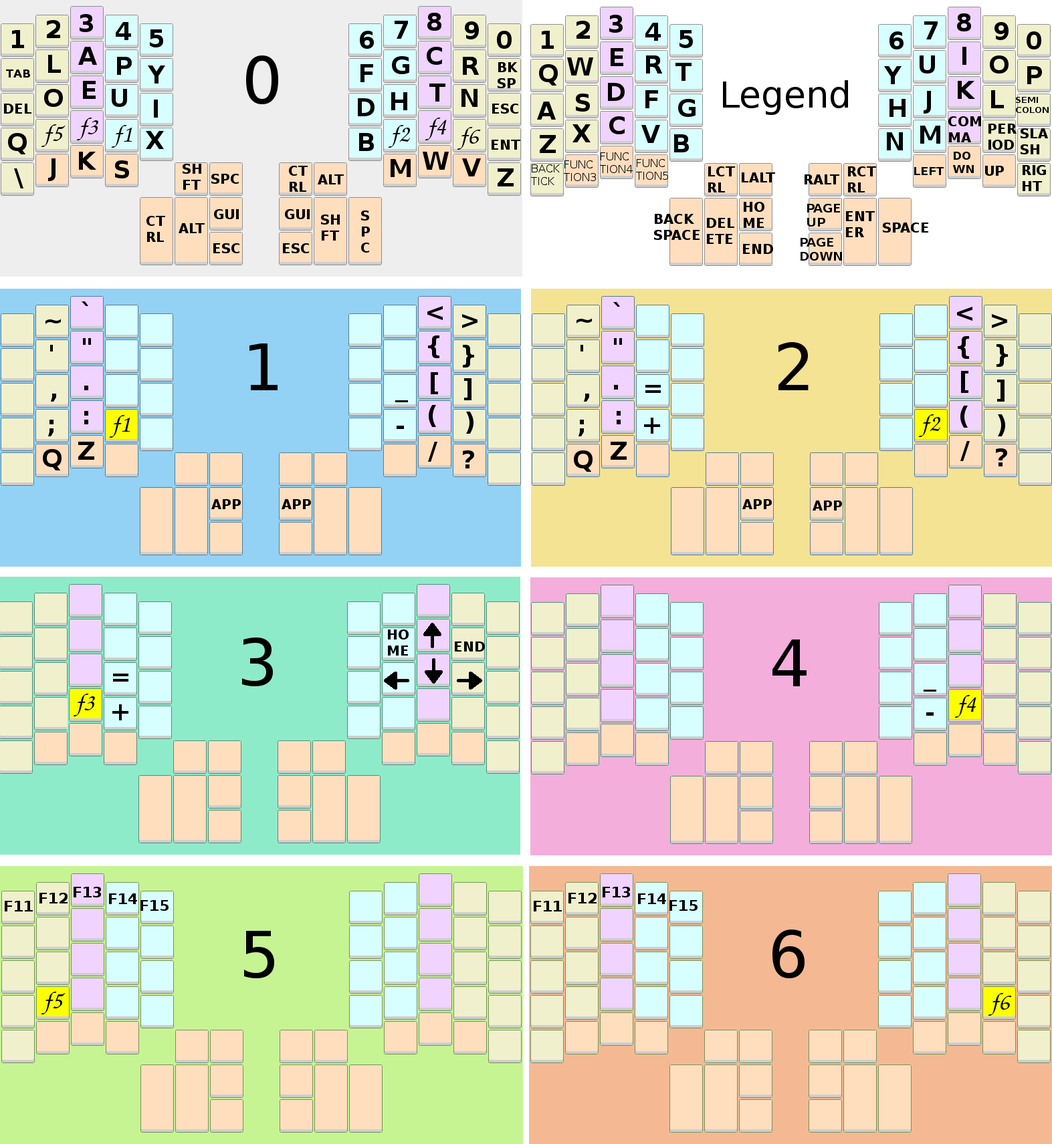
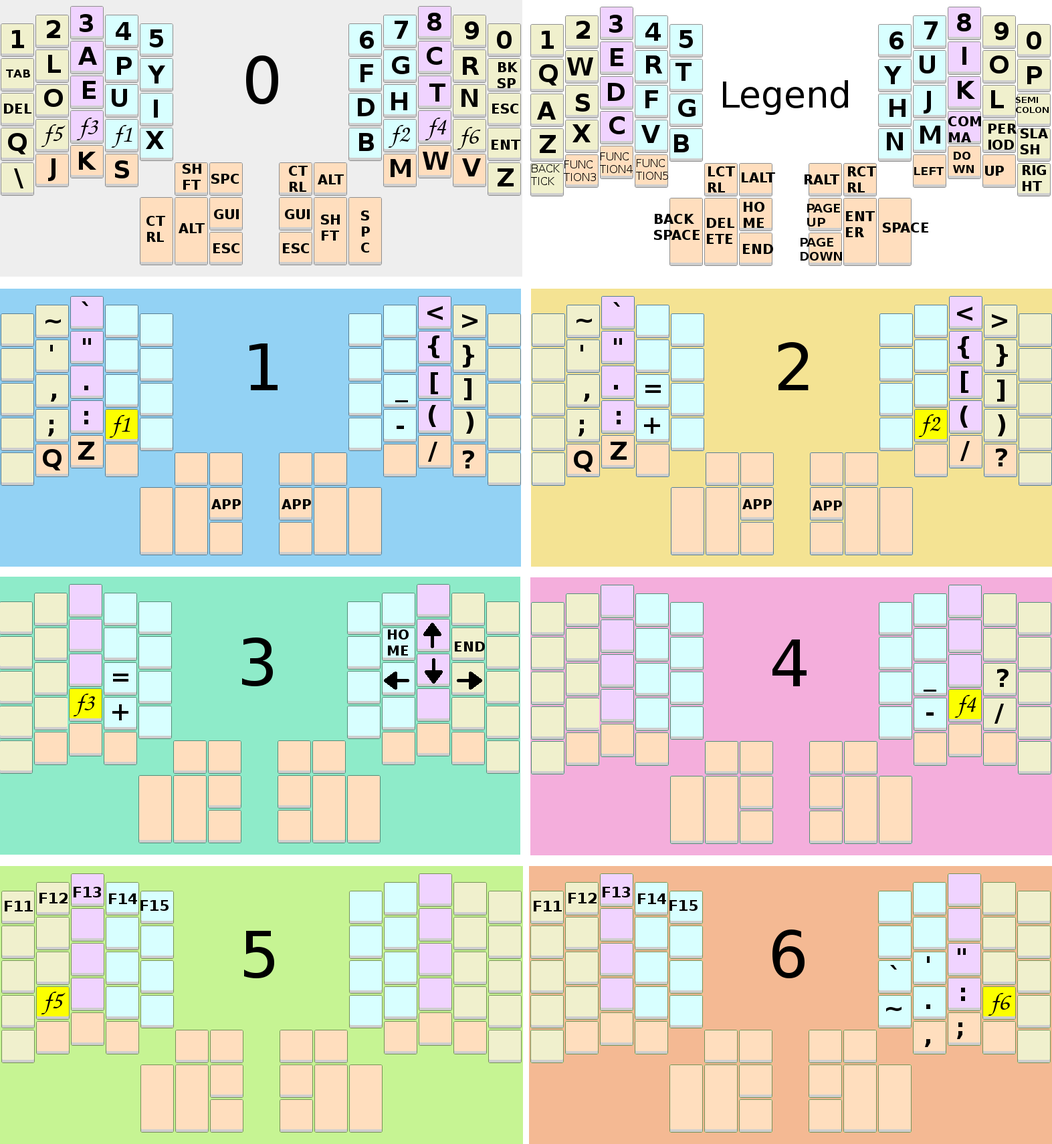
The second 1052 x 1144 image is a revision of the first. Changes to its layers:
added layer "? #2" in group "Group 4" over (x1=996, y1=669, x2=1009, y2=688)
added layer "/ #2" in group "Group 4" over (x1=994, y1=703, x2=1004, y2=724)
added layer "` #2" in group "Group 6" over (x1=889, y1=965, x2=897, y2=970)
added layer "' #2" in group "Group 6" over (x1=926, y1=956, x2=930, y2=964)
added layer "' #2" in group "Group 6" over (x1=957, y1=948, x2=966, y2=956)
added layer "~ #2" in group "Group 6" over (x1=885, y1=1006, x2=902, y2=1013)
added layer ". #3" in group "Group 6" over (x1=925, y1=1004, x2=930, y2=1010)
added layer ": #2" in group "Group 6" over (x1=960, y1=988, x2=965, y2=1002)
added layer "," (2nd of 2, in "Group 6") in group "Group 6" over (x1=924, y1=1039, x2=930, y2=1048)
added layer "; #2" in group "Group 6" over (x1=956, y1=1022, x2=962, y2=1040)
